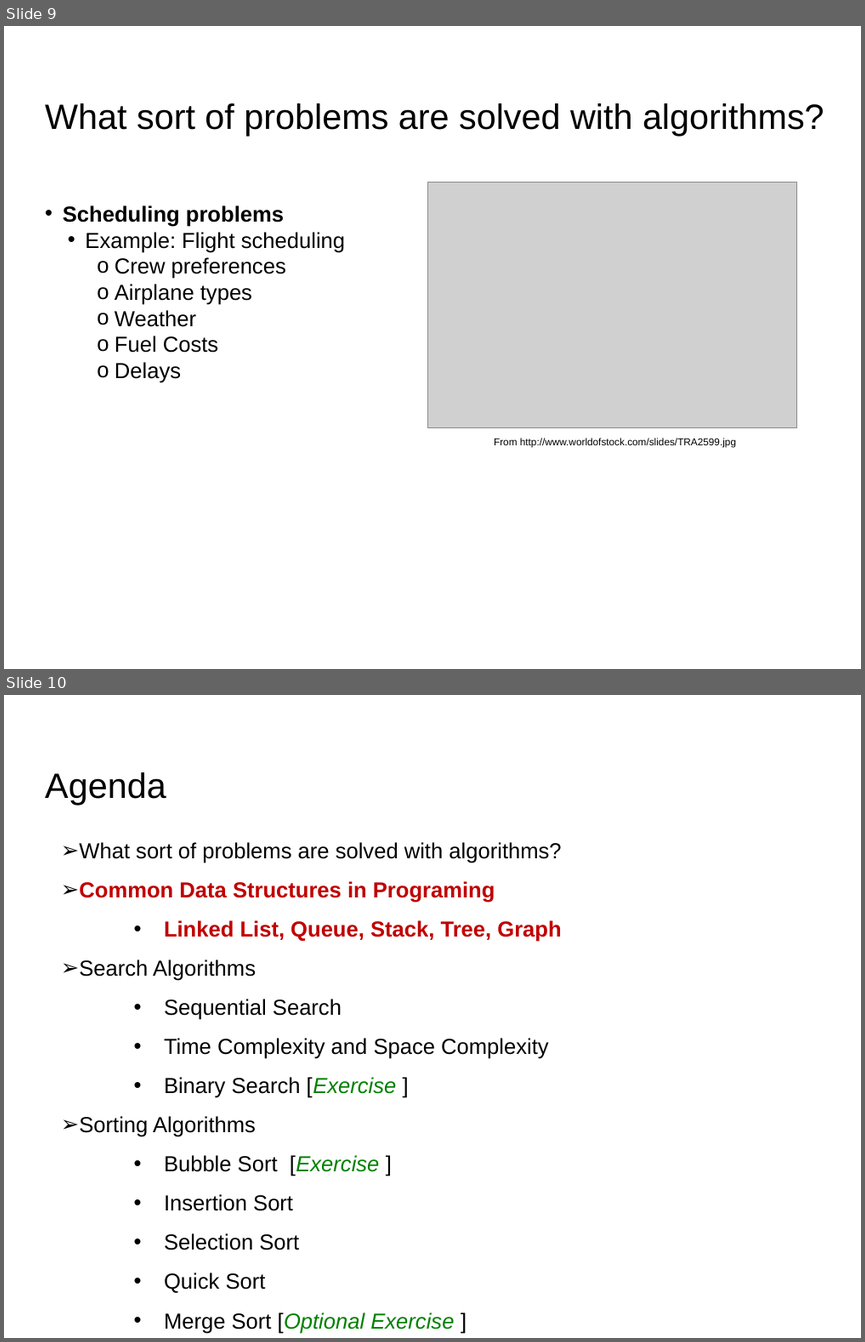
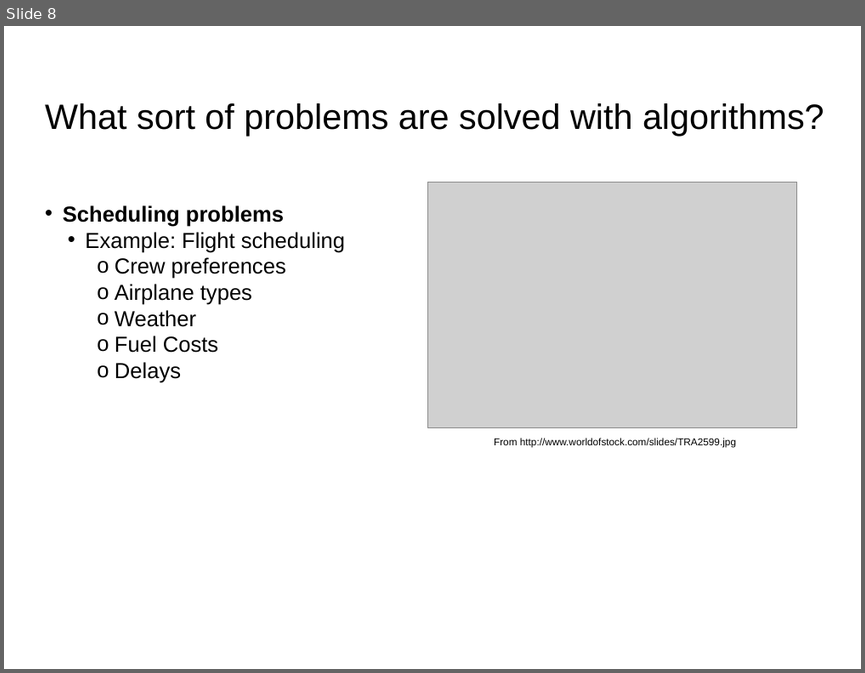
Before and after one commit to UCLA-LACC-21/M2_Algorithms, a slide deck: Algorithms_Module2_LACC21_part1.pptx. Shown one above the other, each under a label of ours: slides 9 and 10 before the commit, slide 8 after it. The pictures are 865x1342 and 865x673 pixels, drawn with LibreOffice and Linux fonts; fonts in the diff are those of the drawing; grey boxes stand for pictures. Boxes give left, top, right and bottom in pixels: in the first picture for what was removed or moved away, otherwise in the second. Text is boxed around its words. In the diff, an @@ line names an element or a change of style, - is before the commit and + after.

```diff
--- a/Algorithms_Module2_LACC21_part1.pptx
+++ b/Algorithms_Module2_LACC21_part1.pptx
@@ slide 10 removed at <box>4,695,861,1338</box>, background #FFFFFF @@
@@ title removed at <box>45,772,166,805</box> @@
-Agenda
@@ text removed at <box>79,842,561,1293</box> @@
-➢ What sort of problems are solved with algorithms?
-  ➢ Common Data Structures in Programing
-        • Linked List, Queue, Stack, Tree, Graph
-➢ Search Algorithms
-        • Sequential Search
-        • Time Complexity and Space Complexity
-        • Binary Search [Exercise ]
-➢ Sorting Algorithms
-        • Bubble Sort [Exercise ]
-        • Insertion Sort
-        • Selection Sort
-        • Quick Sort
-        • Merge Sort [Optional Exercise ]
@@ what was slide 9 is now slide 8 @@
```
Also in this commit, not shown: 7 slides changed, 6 slides added, 1 other file.
